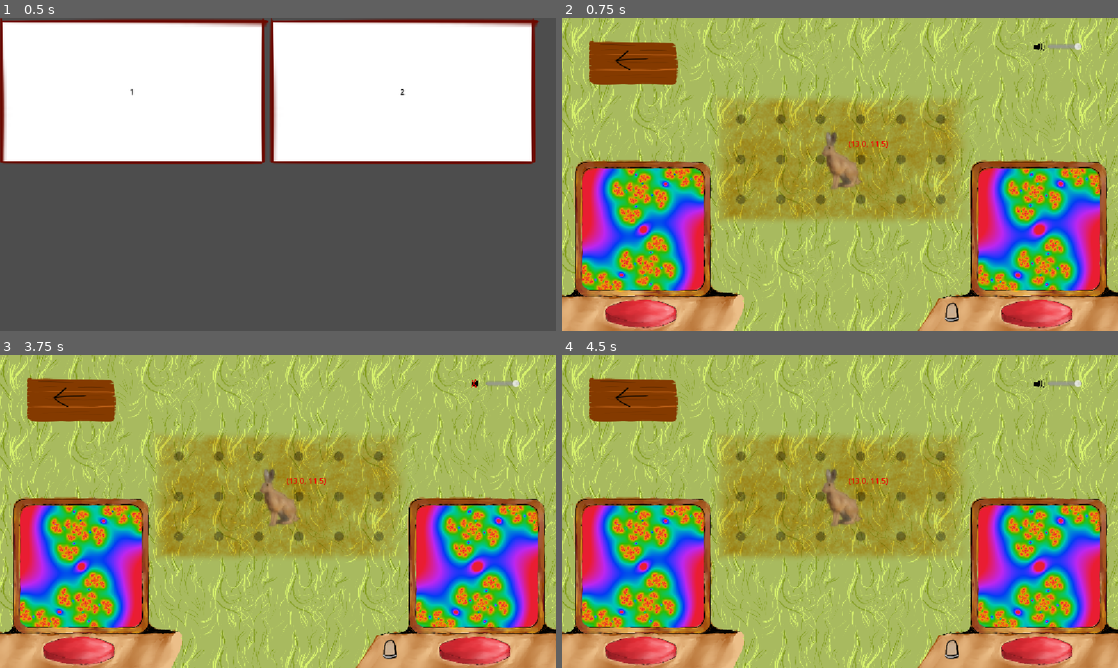
Above: before the commit, frames 1-4 (two rows, left to right).
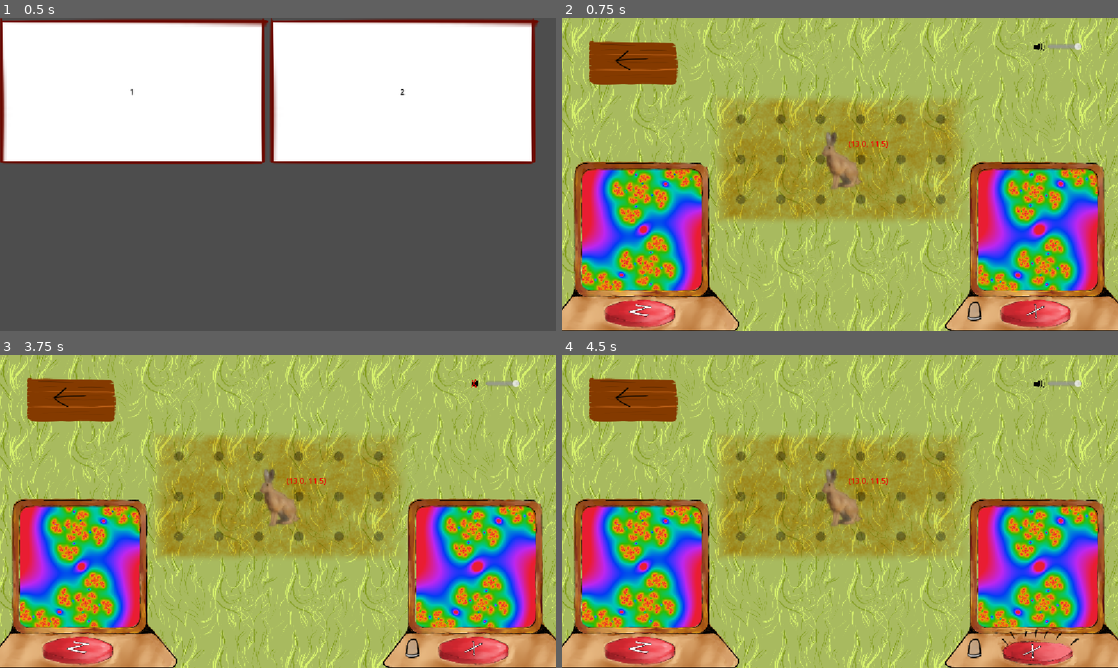
Above: after the commit, the same moments.

Repository: Wallted/ldjam-59
Game: Godot game, scene res://main.tscn
Same seed, same stepped clock (60 frames per second), same inputs: the game is played once before the commit and once after it. The engine's default icon, where the game draws it, is replaced by a stand-in: a white triangle on a blue panel in a dark square.
Inputs (mouse positions are in pixels of both pictures, inside the frame that each line leads up to):
- Up to frame 1 (0.5 s): no input
- Up to frame 2 (0.75 s): click "1" at 0.5 s
- Up to frame 3 (3.75 s): click (278, 495) at 1.25 s; click (278, 495) at 2 s; click (278, 495) at 2.75 s; click (478, 383) at 3.5 s
- Up to frame 4 (4.5 s): tap Enter at 4.25 s; move the mouse to (962, 495) at 4.27 s; hold X (player_choir, bound only after the commit) from 4.28 s (still down)

Frame 1 is identical in both runs. In frame 2, 4.5% of the frame differs, in the area x 0-100%, y 45-100%; in frame 3, 4.5%; in frame 4, 4.9%.

Commit message:
Hotkeyey (#53)
* hotkeys with updated frames

* sync buttons texture state

* remove code related to the first approach to creating a shortcut that resulted in a failure :(

Diff:
--- a/canvas.gd
+++ b/canvas.gd
@@ -17,7 +17,10 @@
 
 const FRAME_BUTTON_RELEASED = preload("uid://bbpahtqmppeyf")
 const FRAME_BUTTON_PRESSED = preload("uid://dcn40m7ndrwwc")
-
+const PLAYER_FRAME = preload("uid://y4db74t88hyh")
+const PLAYER_FRAME_ACTIVE = preload("uid://bp2vwgmaj34ps")
+const TARGET_FRAME = preload("uid://bpddt2mygitv1")
+const TARGET_FRAME_ACTIVE = preload("uid://cd78hap87qmn3")
 
 @export var is_player_fractal: bool
 
@@ -44,11 +47,31 @@
 var _we_are_live: bool = false
 
 @onready var frame: Sprite2D = $Frame
+@onready var button: Button = $Button
 
+func _ready() -> void:
+	if is_player_fractal:
+		frame.texture = PLAYER_FRAME
+	else:
+		frame.texture = TARGET_FRAME
 
 func _process(_delta):
 	if _we_are_live and is_player_fractal:
 		_refresh()
+
+func _unhandled_input(event: InputEvent):
+	if _level == null:
+		return
+	if is_player_fractal:
+		if event.is_action_pressed("player_choir"):
+			_set_button_pressed(true)
+		if event.is_action_released("player_choir"):
+			_set_button_pressed(false)
+	else:
+		if event.is_action_pressed("target_choir"):
+			_set_button_pressed(true)
+		if event.is_action_released("target_choir"):
+			_set_button_pressed(false)
 
 
 func start(level: Level):
@@ -61,6 +84,7 @@
 
 func stop():
 	_we_are_live = false
+	_level = null
 
 
 func _refresh():
@@ -75,10 +99,28 @@
 
 
 func _on_button_button_down():
-	interaction.emit(true)
-	frame.texture = FRAME_BUTTON_PRESSED
+	_set_button_pressed(true)
 
 
 func _on_button_button_up():
-	interaction.emit(false)
-	frame.texture = FRAME_BUTTON_RELEASED
+	_set_button_pressed(false)
+
+func _set_texture(is_button_pressed: bool):
+	frame.texture = {
+		true: {
+			false: PLAYER_FRAME,
+			true: PLAYER_FRAME_ACTIVE,
+		},
+		false: {
+			false: TARGET_FRAME,
+			true: TARGET_FRAME_ACTIVE,
+		},
+	}[is_player_fractal][is_button_pressed]
+
+func _set_button_pressed(value: bool):
+	interaction.emit(value)
+	_set_texture(value)
+
+func unpress_button():
+	var is_button_pressed = false
+	_set_texture(is_button_pressed)
--- a/canvas.tscn
+++ b/canvas.tscn
@@ -1,7 +1,7 @@
 [gd_scene format=3 uid="uid://dwp3igcc7lv7r"]
 
 [ext_resource type="Script" uid="uid://cu6paxujgyctj" path="res://canvas.gd" id="1_75aqd"]
-[ext_resource type="Texture2D" uid="uid://bbpahtqmppeyf" path="res://assets/przycisk_ok.png" id="2_pfdkn"]
+[ext_resource type="Texture2D" uid="uid://bpddt2mygitv1" path="res://assets/target_frame.png" id="2_pfdkn"]
 
 [sub_resource type="CanvasTexture" id="CanvasTexture_k4n84"]
 
@@ -18,8 +18,8 @@
 texture = SubResource("CanvasTexture_k4n84")
 
 [node name="Frame" type="Sprite2D" parent="." unique_id=779488552]
-position = Vector2(165, 157)
-scale = Vector2(0.56, 0.56)
+position = Vector2(147.58221, 169.89)
+scale = Vector2(0.6700926, 0.6700926)
 texture = ExtResource("2_pfdkn")
 
 [node name="Button" type="Button" parent="." unique_id=1212396923]
--- a/game.gd
+++ b/game.gd
@@ -51,8 +51,14 @@
 
 func _on_play_button(is_pressed: bool, is_player: bool):
 	audio.who_sings = Audio.WhoSings.None
-	if is_pressed:
-		audio.who_sings = Audio.WhoSings.Player if is_player else Audio.WhoSings.Target
+	if not is_pressed:
+		return
+	if is_player:
+		audio.who_sings = Audio.WhoSings.Player
+		target_fractal.unpress_button()
+	else:
+		audio.who_sings = Audio.WhoSings.Target
+		current_fractal.unpress_button()
 
 func on_animal_dragged(chorister_idx):
 	if audio.who_sings == Audio.WhoSings.None:
--- a/game.tscn
+++ b/game.tscn
@@ -141,10 +141,10 @@
 
 [node name="Led" parent="." unique_id=1528761497 instance=ExtResource("11_dupa1")]
 layout_mode = 0
-offset_left = 775.0
-offset_top = 579.0
-offset_right = 839.0
-offset_bottom = 643.0
+offset_left = 822.0
+offset_top = 577.0
+offset_right = 886.0
+offset_bottom = 641.0
 texture = ExtResource("12_dupa2")
 
 [node name="UfoGroup" type="Node2D" parent="." unique_id=258052472]
--- a/project.godot
+++ b/project.godot
@@ -27,6 +27,19 @@
 
 window/stretch/mode="canvas_items"
 
+[input]
+
+target_choir={
+"deadzone": 0.2,
+"events": [Object(InputEventKey,"resource_local_to_scene":false,"resource_name":"","device":-1,"window_id":0,"alt_pressed":false,"shift_pressed":false,"ctrl_pressed":false,"meta_pressed":false,"pressed":false,"keycode":0,"physical_keycode":90,"key_label":0,"unicode":122,"location":0,"echo":false,"script":null)
+]
+}
+player_choir={
+"deadzone": 0.2,
+"events": [Object(InputEventKey,"resource_local_to_scene":false,"resource_name":"","device":-1,"window_id":0,"alt_pressed":false,"shift_pressed":false,"ctrl_pressed":false,"meta_pressed":false,"pressed":false,"keycode":0,"physical_keycode":88,"key_label":0,"unicode":120,"location":0,"echo":false,"script":null)
+]
+}
+
 [physics]
 
 3d/physics_engine="Jolt Physics"
Binary file added: assets/player_frame.png
Not shown, added: assets/player_frame.png.import
Binary file added: assets/player_frame_active.png
Not shown, added: assets/player_frame_active.png.import
Binary file added: assets/target_frame.png
Not shown, added: assets/target_frame.png.import
Binary file added: assets/target_frame_active.png
Not shown, added: assets/target_frame_active.png.import
